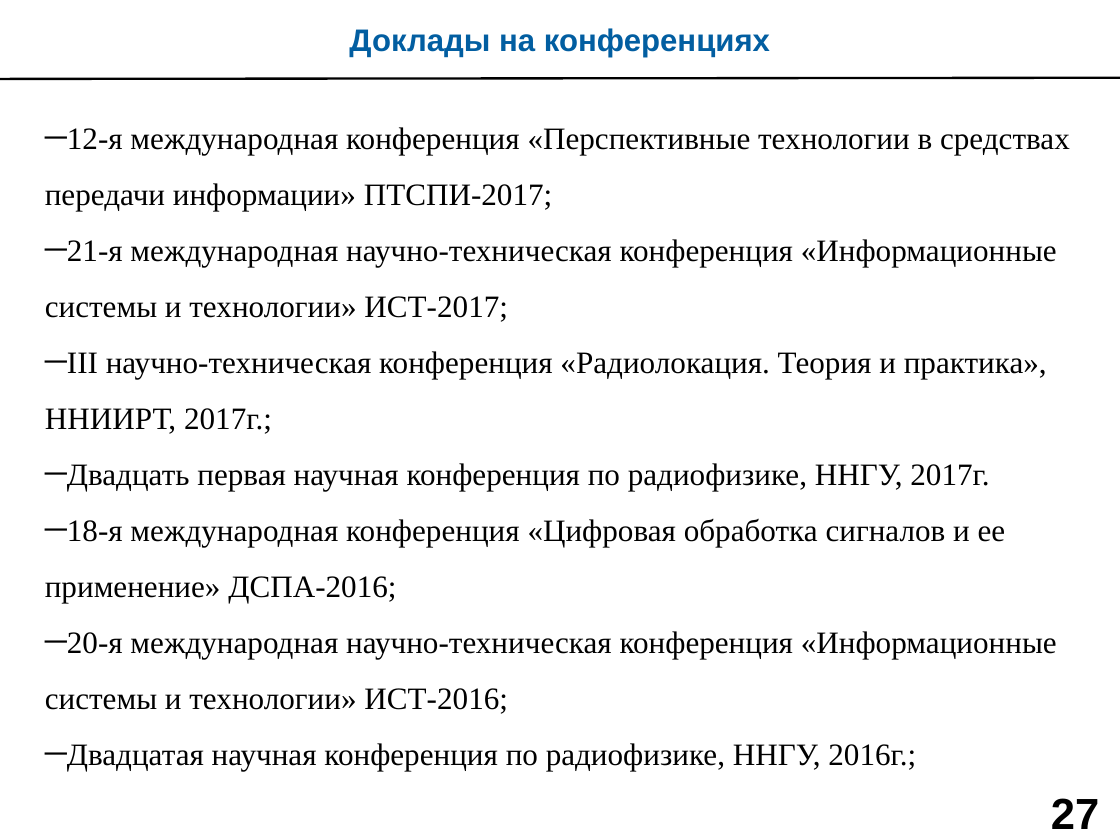
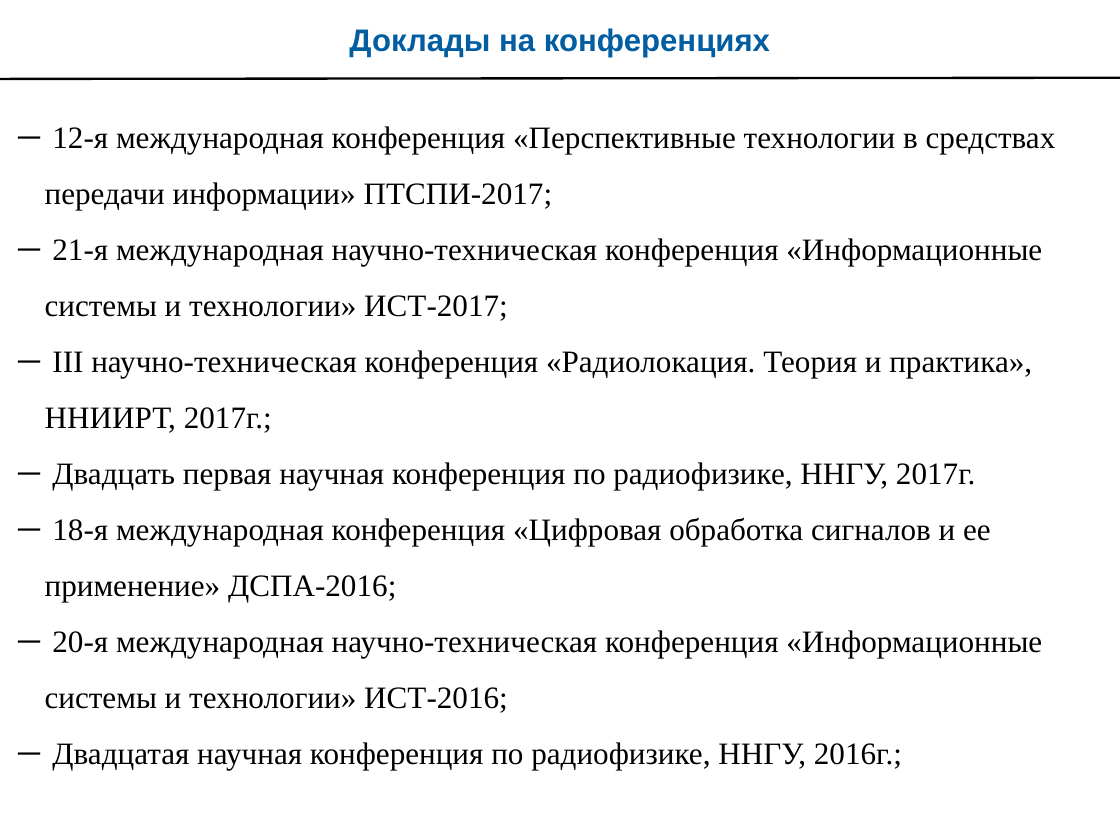
Before and after one commit to kit8nino/disser_ktn, a slide deck: slide 27 of Морозов_дисс_н_презентация.pptx. Drawn at 1120x840 pixels with LibreOffice and Linux fonts; fonts in the diff are those of the drawing. Boxes give left, top, right and bottom in pixels: in the first picture for what was removed or moved away, otherwise in the second. Text is boxed around its words. In the diff, an @@ line names an element or a change of style, - is before the commit and + after.

```diff
--- a/Морозов_дисс_н_презентация.pptx
+++ b/Морозов_дисс_н_презентация.pptx
@@ text "12-я международная конференция «Перспективные технологии ..." rewrapped from (45, 127, 1070, 770) to (45, 126, 1056, 770) @@
@@ page number removed at (1051, 798, 1099, 829) @@
-27
```
Also in this commit, not shown: 26 other slides changed, 2 other files.
